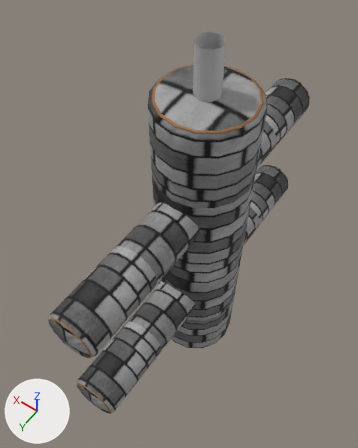
Renders of the FBX model Assets/Art/Models/SM_Obstacle_RotatingPillar.fbx from each side of a commit.
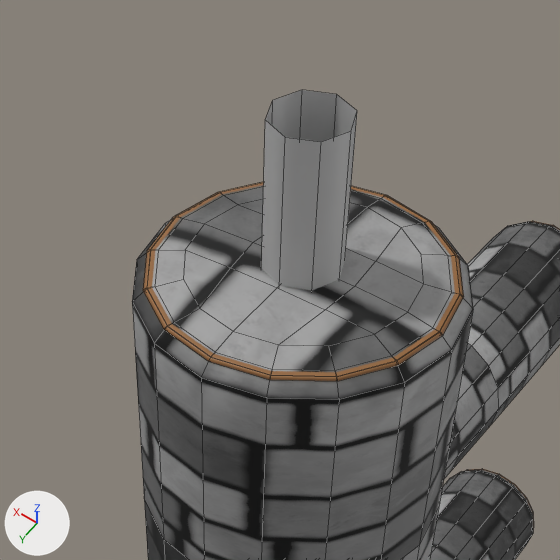
Each version appears first whole from a 50 mm camera at (-0.719, 1.171, 2.848) aimed at (0.105, 0.018, 1.036), and next in a close-up on the part from 28% to 83% of the width and 0% to 44% of the height. The axes (+X, +Y, +Z) are drawn at lower left. The lights are the same throughout. The close-ups show mesh edges as thin lines. Where no turn or scale is listed for an object, it has been applied to the vertices.

In view in the first close-up: 'SM_SoftFoam_FramePipe_2M18'.
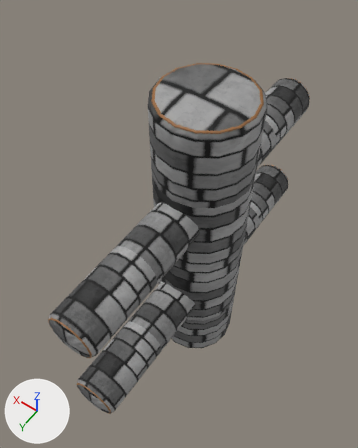
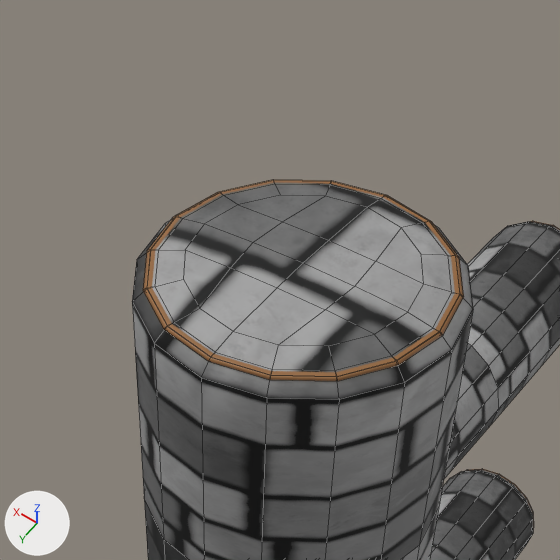
Commit message: Repair Rotating Obstacle

Diff of the bpy script that builds the scene:
```diff
--- a/Assets/Art/Models/SM_Obstacle_RotatingPillar.fbx.py
+++ b/Assets/Art/Models/SM_Obstacle_RotatingPillar.fbx.py
@@ me_mesh @@
 me_mesh.from_pydata(...)  # 1030 vertices, 1016 faces; spans x -0.2..0.2, y -0.81..0.81, z 0.0..2.0
 # used by ob_sm_softfoam_framepipe_2m18; location = (0.0, 0.0, 0.0)
+# me_mesh part 1: the loose piece of 16 vertices spanning x -0.05..0.05, y -0.05..0.05, z 0.0..2.0 is deleted
 me_mesh.materials.append(mat_softfoam_box_modular_brick_mat)
 me_mesh.materials.append(mat_softfoam_box_edge_mat)
-me_mesh.materials.append(mat_lambert25)  # grey #bcbcbc
```

Where the change shows, as pixel boxes (x1, y1, x2, y2) in the close-ups (560 x 560 px):
'SM_SoftFoam_FramePipe_2M18', reshaped: before (132, 90, 560, 560); after (132, 180, 560, 560)
part 1 of me_mesh, deleted: before (261, 90, 357, 291)
